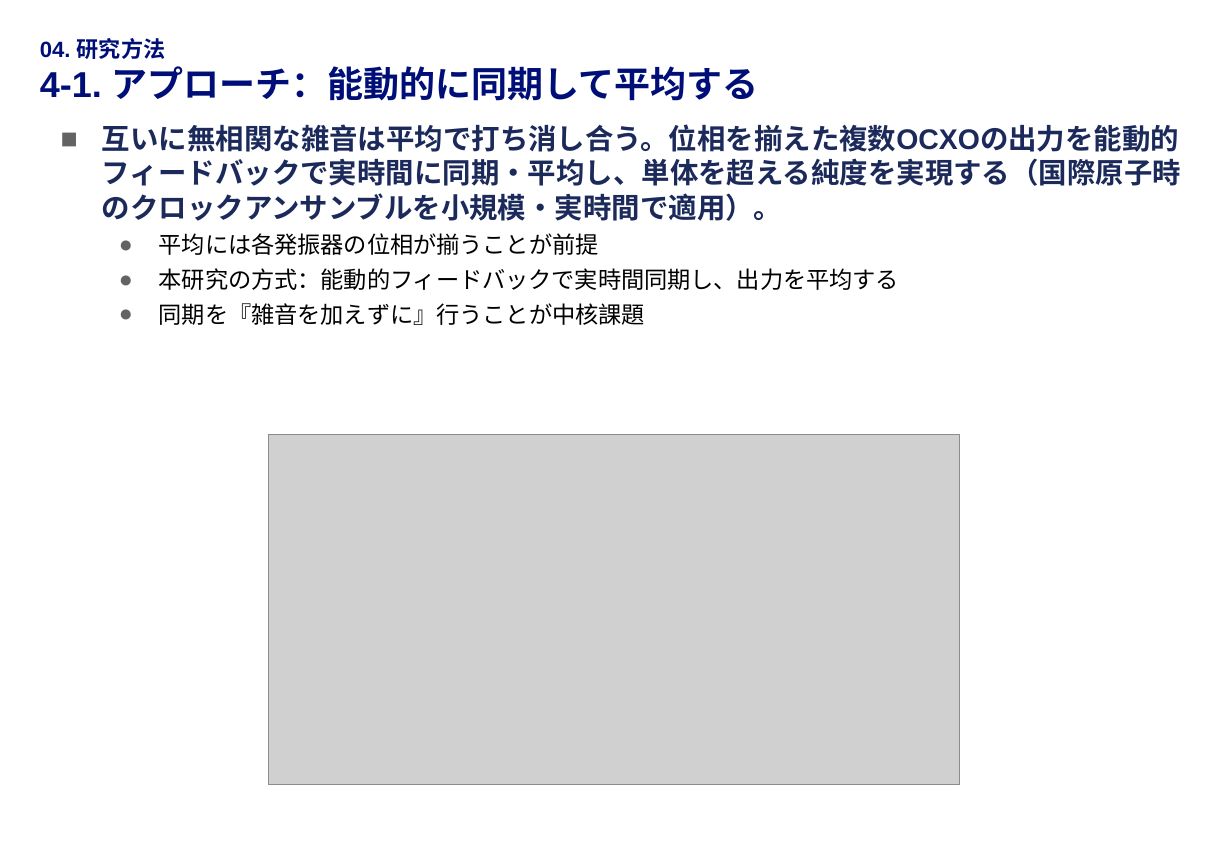
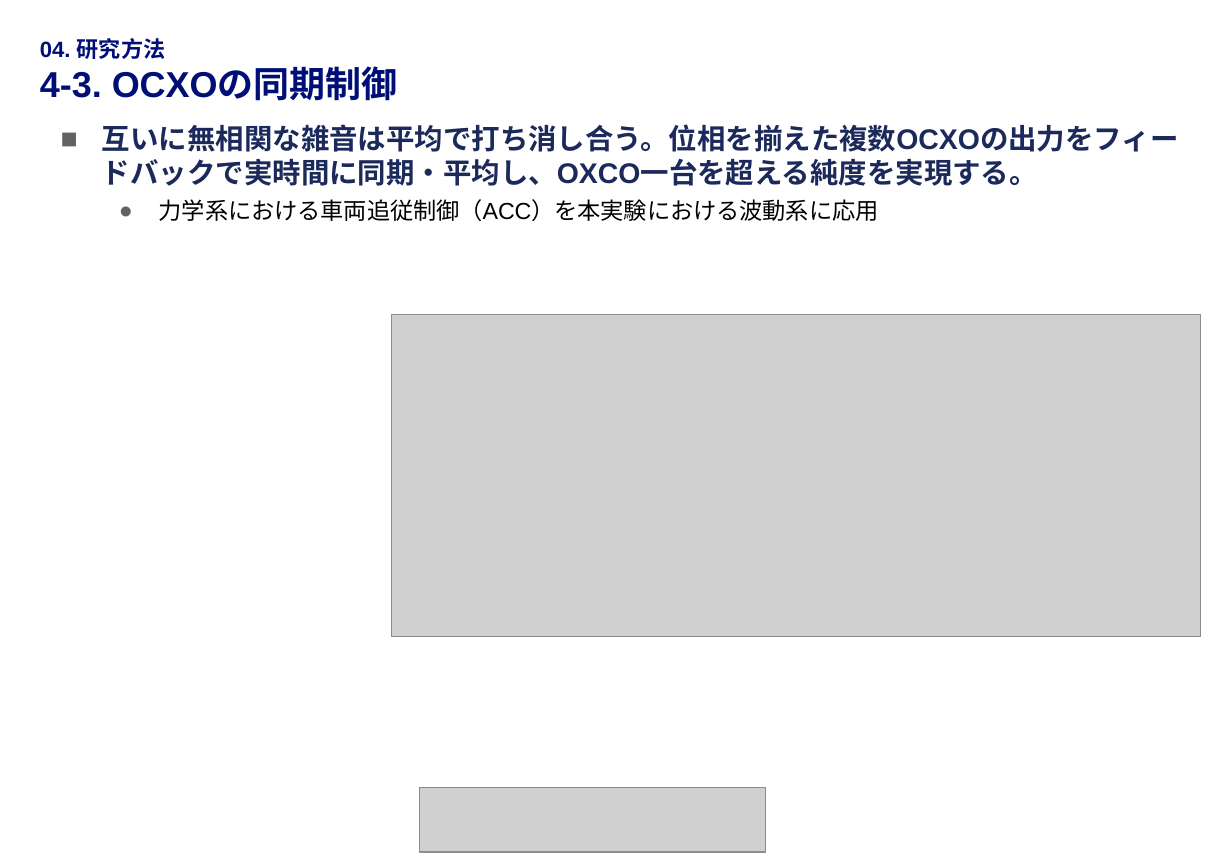
Before and after one commit to Harushirof/master_research, a slide deck: slide 9 of presentations/mid_term_202606/04_slides_draft/中間発表_スライド_v4.pptx (slide 7 before the commit). Drawn at 1232x853 pixels with LibreOffice and Linux fonts; fonts in the diff are those of the drawing; grey boxes stand for pictures; background and template pictures are left out. Boxes give left, top, right and bottom in pixels: in the first picture for what was removed or moved away, otherwise in the second. Text is boxed around its words. In the diff, an @@ line names an element or a change of style, - is before the commit and + after.

```diff
--- a/presentations/mid_term_202606/04_slides_draft/中間発表_スライド_v4.pptx
+++ b/presentations/mid_term_202606/04_slides_draft/中間発表_スライド_v4.pptx
@@ title at (40,69,398,101): text changed @@
-4-1. アプローチ：能動的に同期して平均する
+4-3. OCXOの同期制御
@@ text at (102,124,1179,221): text changed @@
-■ 互いに無相関な雑音は平均で打ち消し合う。位相を揃えた複数OCXOの出力を能動的フィードバックで実時間に同期・平均し、単体を超える純度を実現する（国際原子時のクロックアンサンブルを小規模・実時間で適用）。
-  ● 平均には各発振器の位相が揃うことが前提
-  ● 本研究の方式：能動的フィードバックで実時間同期し、出力を平均する
-  ● 同期を『雑音を加えずに』行うことが中核課題
+■ 互いに無相関な雑音は平均で打ち消し合う。位相を揃えた複数OCXOの出力をフィードバックで実時間に同期・平均し、OXCO一台を超える純度を実現する。
+  ● 力学系における車両追従制御（ACC）を本実験における波動系に応用
@@ picture added at (392,315,1201,637) @@
@@ picture removed at (268,435,960,785) @@
@@ picture added at (420,788,766,853) @@
```
Also in this commit, not shown: 8 other slides changed, 3 slides added, 8 other files.
